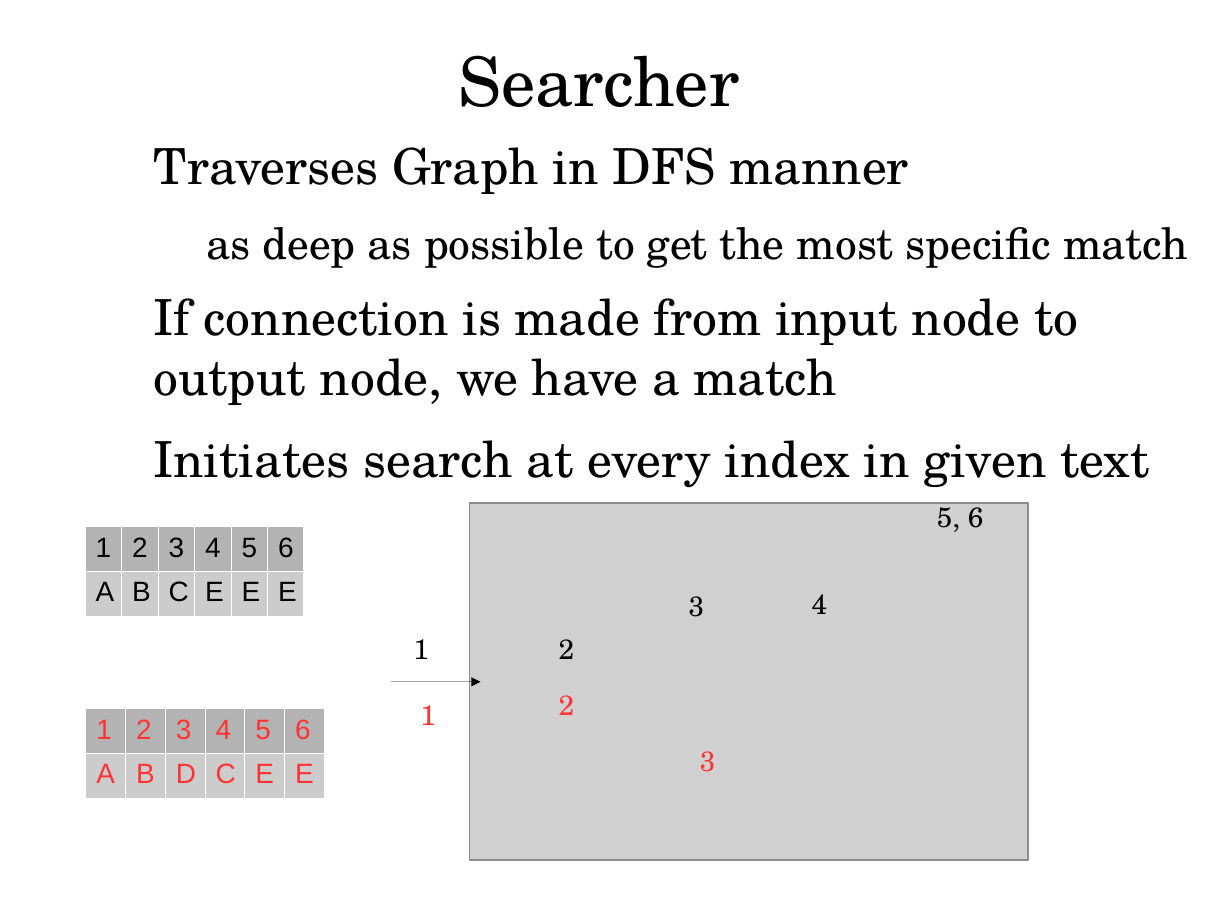
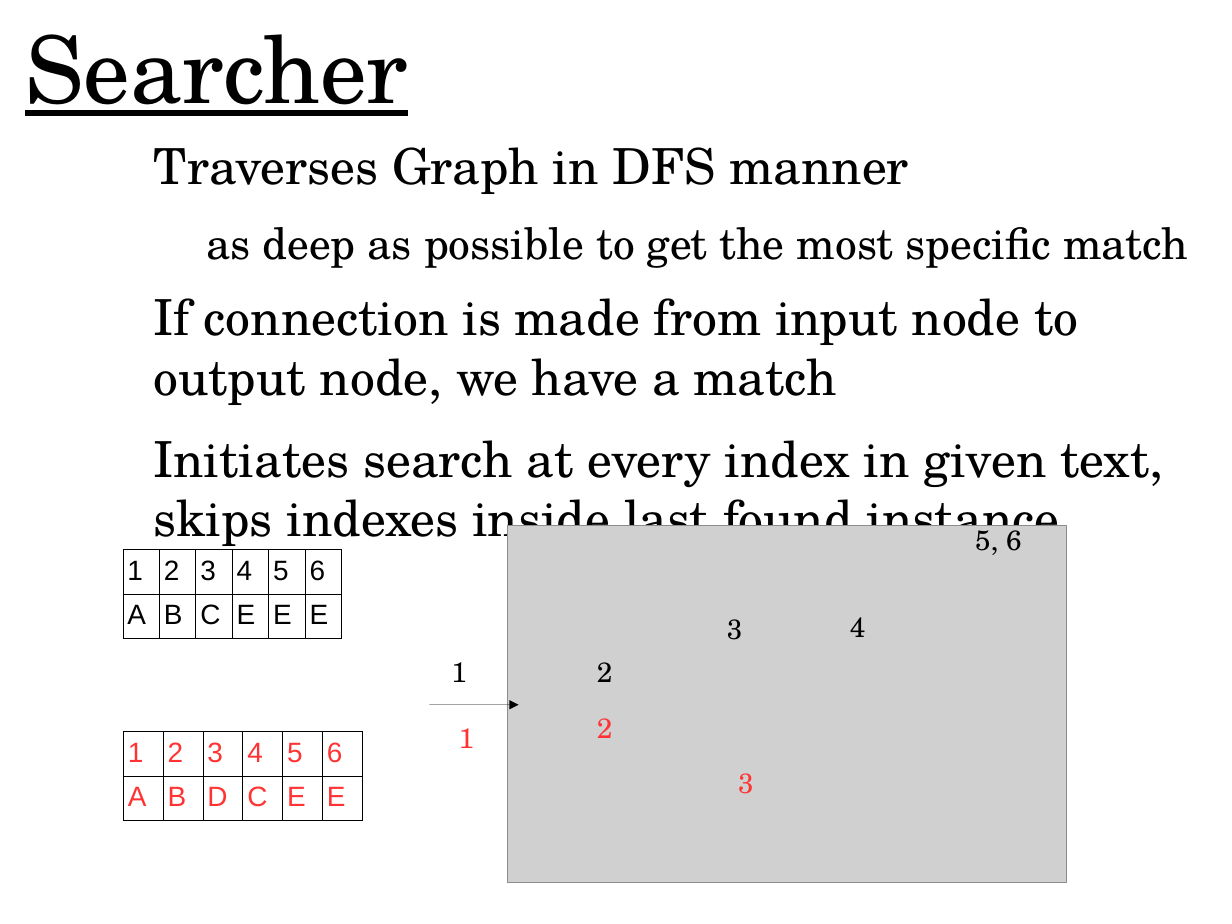
Before and after one commit to george-miller/regex, a slide deck: slide 6 of documents/presentation.odp. Drawn at 1232x924 pixels with LibreOffice and Linux fonts; fonts in the diff are those of the drawing; grey boxes stand for pictures. Boxes give left, top, right and bottom in pixels: in the first picture for what was removed or moved away, otherwise in the second. Text is boxed around its words. In the diff, an @@ line names an element or a change of style, - is before the commit and + after.

Commit message:
Done with presentation, formalizing formatting on report

```diff
--- a/documents/presentation.odp
+++ b/documents/presentation.odp
@@ title "Searcher": place and size @@
-title "Searcher" at box(458, 55, 739, 107)
+title "Searcher" at box(25, 34, 408, 116)
@@ title "Searcher" at box(25, 34, 408, 116): size 44 to 60 pt, underline on @@
@@ text at box(153, 440, 1163, 551): text changed @@
-Initiates search at every index in given text
+Initiates search at every index in given text, skips indexes inside last found instance
@@ table at box(123, 549, 344, 634) @@
@@ fill #B3B3B3 to none in row 1 @@
@@ fill #CCCCCC to none in row 2 @@
@@ borders changed @@
@@ 7 texts, 1 picture, 1 arrow: place and size @@
-7 texts, 1 picture, 1 arrow at box(391, 500, 1029, 860)
+7 texts, 1 picture, 1 arrow at box(429, 523, 1067, 883)
@@ 2 tables, 1 text: place and size @@
-2 tables, 1 text at box(85, 527, 716, 795)
+2 tables, 1 text at box(123, 549, 754, 817)
@@ table at box(124, 731, 366, 817) @@
@@ fill #B3B3B3 to none in row 1 @@
@@ fill #CCCCCC to none in row 2 @@
@@ borders changed @@
```
Also in this commit, not shown: 4 other slides changed, 2 other files.
